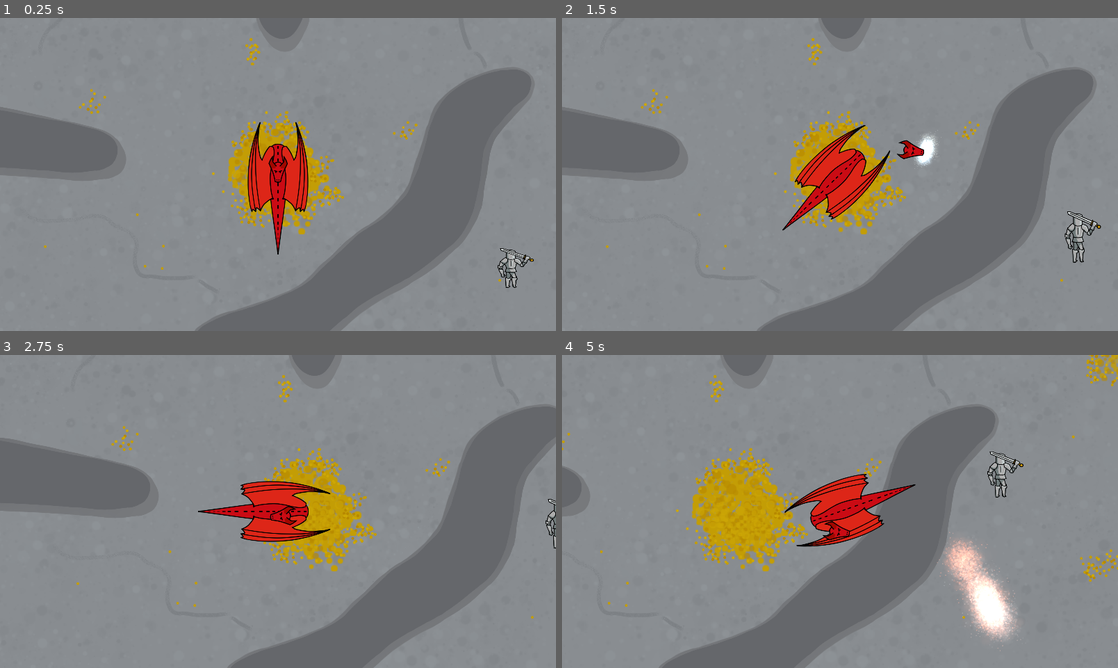
Above: before the commit, frames 1-4 (two rows, left to right).
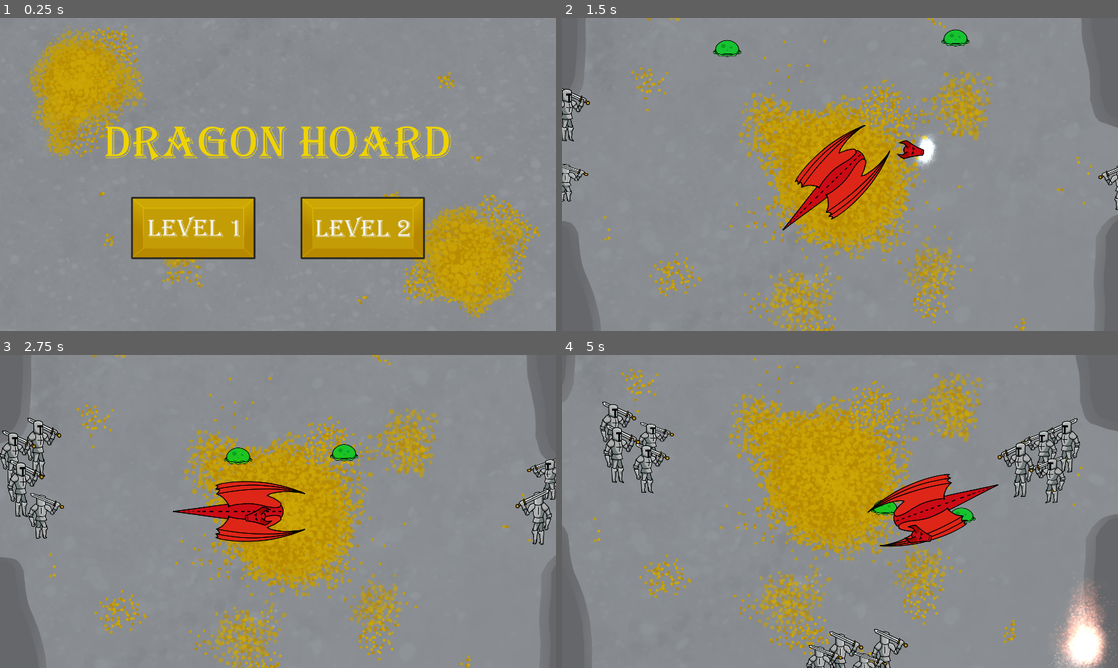
Above: after the commit, the same moments.

Repository: GiantBlargg/DragonHoard
Game: Godot game, scene res://Menu/Menu.tscn
Same seed, same stepped clock (60 frames per second), same inputs: the game is played once before the commit and once after it. Before the commit the project starts from res://Levels/Stage2.tscn.
Inputs (mouse positions are in pixels of both pictures, inside the frame that each line leads up to):
- Up to frame 1 (0.25 s): no input
- Up to frame 2 (1.5 s): click (756, 227) at 0.52 s; move the mouse to (962, 158) at 1.27 s; hold D (Right) from 1.28 s (still down); click (962, 158) at 1.35 s
- Up to frame 3 (2.75 s): move the mouse to (166, 527) at 2.02 s; release D (Right) at 2.03 s; hold G (Back) from 2.03 s (still down); tap E (Swipe) at 2.1 s
- Up to frame 4 (5 s): move the mouse to (895, 442) at 2.77 s; release G (Back) at 2.78 s; hold D (Right) 2.78-3.53 s; click (895, 442) at 2.85 s; move the mouse to (812, 574) at 3.52 s; hold T (Forward) 3.53-4.28 s; tap E (Swipe) at 3.6 s; move the mouse to (1006, 558) at 4.27 s; hold A (Left) from 4.28 s (still down); click (1006, 558) at 4.35 s

The runs differ from the first frame. In frame 1, 39% of the frame differs, in the area x 0-98%, y 0-100%; in frame 2, 34%; in frame 3, 35%; in frame 4, 43%, in the area x 0-100%, y 0-100%.

Commit message:
Menu

Diff:
--- /dev/null
+++ b/Menu/Menu.gd
@@ -0,0 +1,7 @@
+extends Control
+
+func load1():
+	get_tree().change_scene_to_file("res://Levels/Stage.tscn")
+
+func load2():
+	get_tree().change_scene_to_file("res://Levels/Stage2.tscn")
--- /dev/null
+++ b/Menu/Menu.tscn
@@ -0,0 +1,48 @@
+[gd_scene load_steps=6 format=3 uid="uid://0ky0u1dj524e"]
+
+[ext_resource type="Texture2D" uid="uid://bufqbwlx3q4cu" path="res://Menu/MenuBG.png" id="1_8o8ht"]
+[ext_resource type="Script" path="res://Menu/Menu.gd" id="1_15jt4"]
+[ext_resource type="Texture2D" uid="uid://kpjl7k8exyv3" path="res://Menu/title.png" id="2_7toun"]
+[ext_resource type="Texture2D" uid="uid://c0n32wepb8vcw" path="res://Menu/Level1Button.png" id="3_j0ai4"]
+[ext_resource type="Texture2D" uid="uid://dmsx7e2p1ac0" path="res://Menu/Level2Button.png" id="4_3f7dl"]
+
+[node name="Menu" type="Control"]
+layout_mode = 3
+anchors_preset = 8
+anchor_left = 0.5
+anchor_top = 0.5
+anchor_right = 0.5
+anchor_bottom = 0.5
+grow_horizontal = 2
+grow_vertical = 2
+scale = Vector2(1.667, 1.667)
+script = ExtResource("1_15jt4")
+
+[node name="MenuBg" type="Sprite2D" parent="."]
+texture = ExtResource("1_8o8ht")
+
+[node name="Title" type="Sprite2D" parent="."]
+position = Vector2(0, -75)
+texture = ExtResource("2_7toun")
+
+[node name="TextureButton" type="TextureButton" parent="."]
+layout_mode = 1
+anchors_preset = -1
+anchor_left = 1.0
+anchor_right = 1.0
+offset_top = 50.0
+offset_right = -50.0
+offset_bottom = 146.0
+grow_horizontal = 0
+texture_normal = ExtResource("3_j0ai4")
+
+[node name="TextureButton2" type="TextureButton" parent="."]
+layout_mode = 1
+offset_left = 50.0
+offset_top = 50.0
+offset_right = 340.0
+offset_bottom = 196.0
+texture_normal = ExtResource("4_3f7dl")
+
+[connection signal="pressed" from="TextureButton" to="." method="load1"]
+[connection signal="pressed" from="TextureButton2" to="." method="load2"]
--- a/project.godot
+++ b/project.godot
@@ -11,7 +11,7 @@
 [application]
 
 config/name="DragonHoard"
-run/main_scene="res://Levels/Stage2.tscn"
+run/main_scene="res://Menu/Menu.tscn"
 config/features=PackedStringArray("4.1", "GL Compatibility")
 config/icon="res://icon.svg"
 
Not shown, added: Menu/Level1Button.png.import
Not shown, added: Menu/Level2Button.png.import
Not shown, added: Menu/MenuBG.png.import
Not shown, added: Menu/title.png.import
